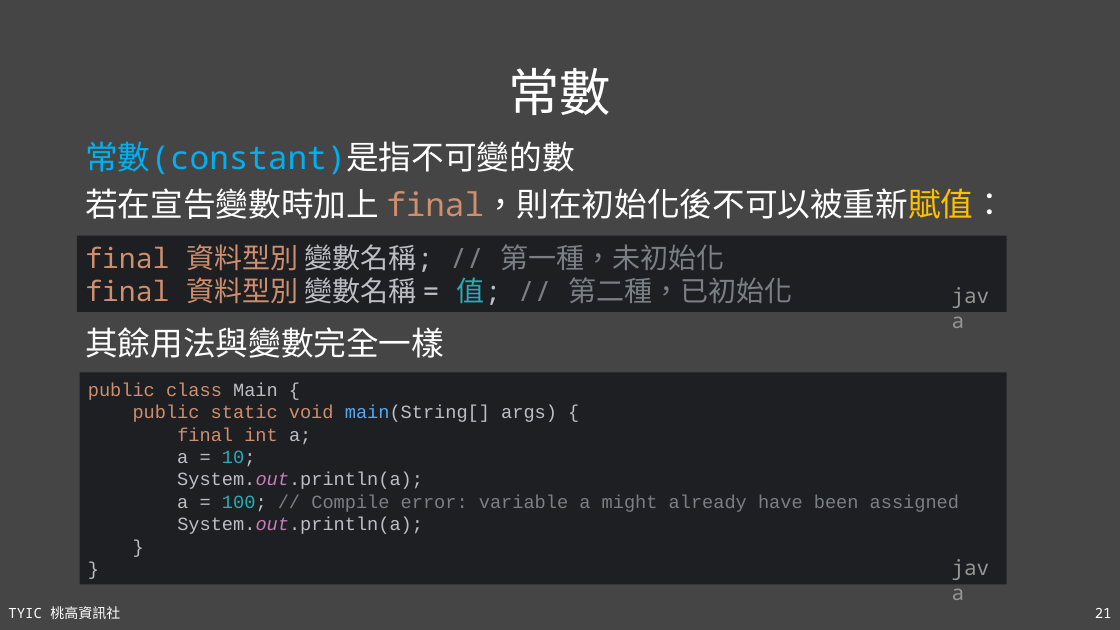
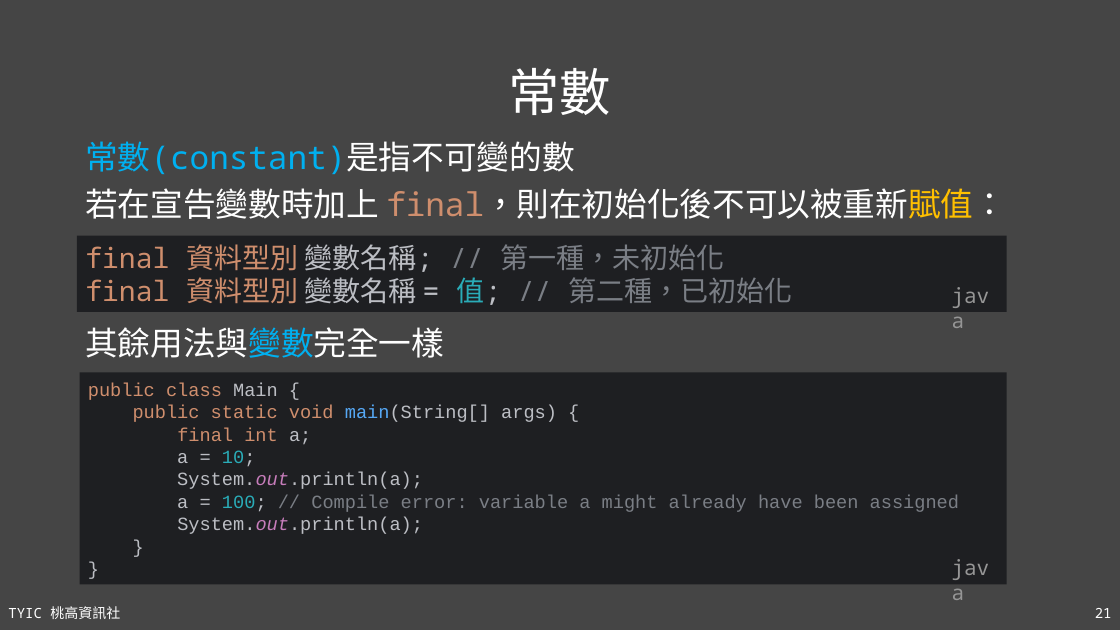
Before and after one commit to TYSHIC/slides, a slide deck: slide 21 of ppt/04_初探Java.pptx. Drawn at 1120x630 pixels with LibreOffice and Linux fonts; fonts in the diff are those of the drawing. Boxes give left, top, right and bottom in pixels: in the first picture for what was removed or moved away, otherwise in the second. Text is boxed around its words. In the diff, an @@ line names an element or a change of style, - is before the commit and + after.

```diff
--- a/ppt/04_初探Java.pptx
+++ b/ppt/04_初探Java.pptx
@@ text "其餘用法與變數完全一樣" at (85, 327, 444, 358): text colour #FFFFFF to #00B0F0 in "其餘用法與變數完全一樣" @@
```
Also in this commit, not shown: 4 other slides changed, 1 slide removed, 7 other files.
